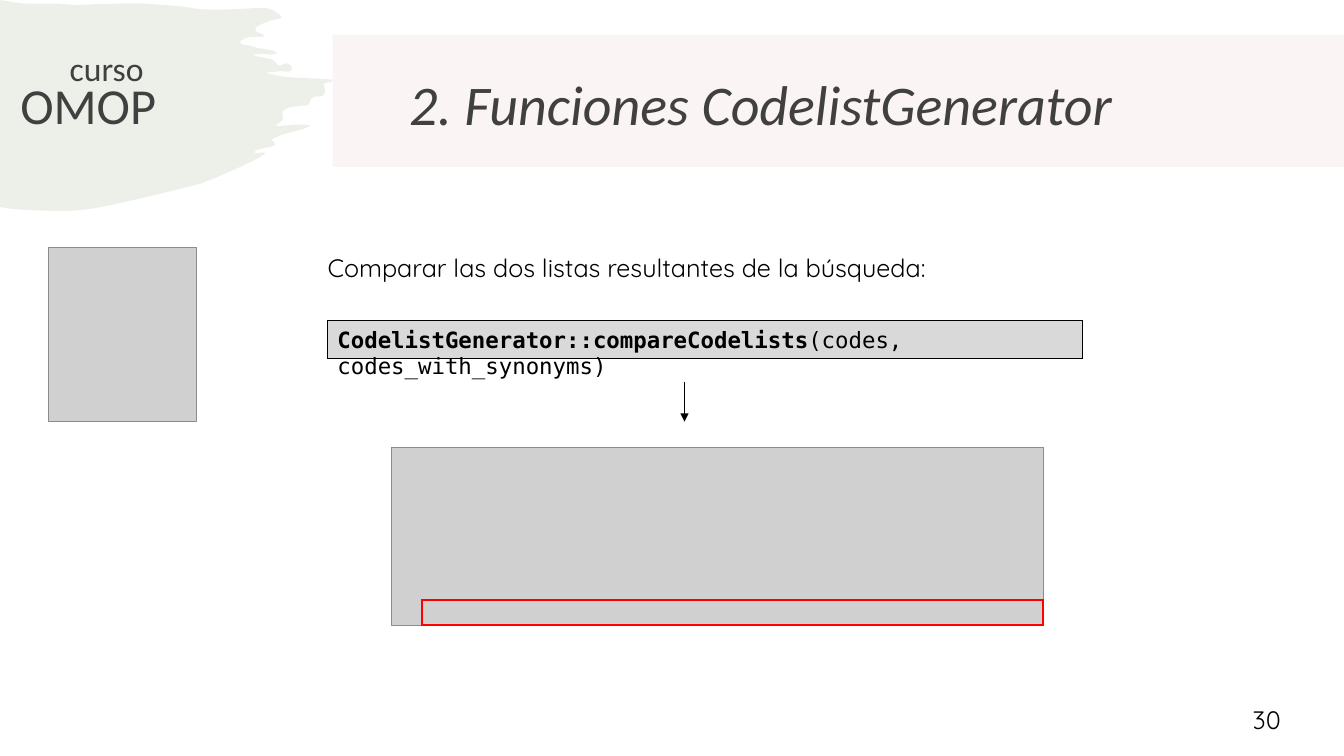
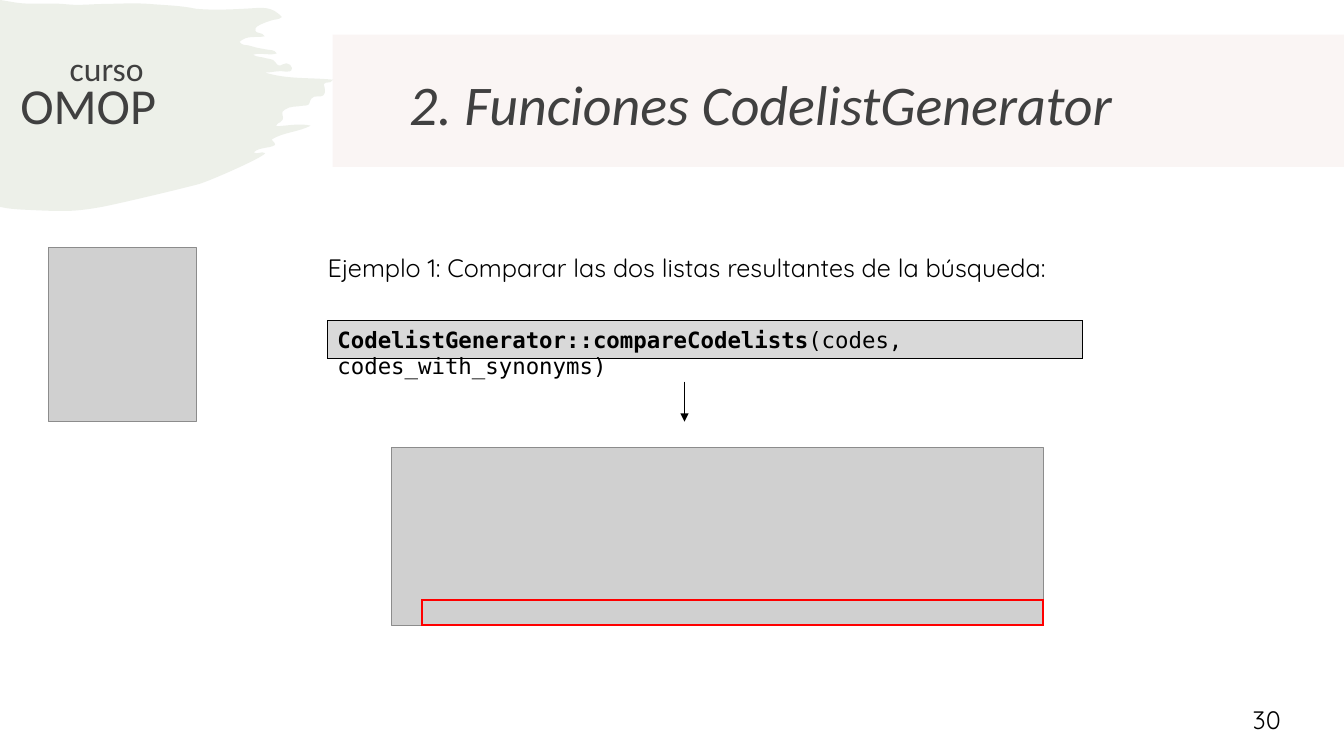
Before and after one commit to rwepi-idiapjgol/Curso_Introduccion_OMOP_2025, a slide deck: slide 30 of Dia2/CodeListGenerator/CodeListGenerator.pptx. Drawn at 1344x756 pixels with LibreOffice and Linux fonts; fonts in the diff are those of the drawing; grey boxes stand for pictures. Boxes give left, top, right and bottom in pixels: in the first picture for what was removed or moved away, otherwise in the second. Text is boxed around its words. In the diff, an @@ line names an element or a change of style, - is before the commit and + after.

Commit message:
CodelistGenerator

```diff
--- a/Dia2/CodeListGenerator/CodeListGenerator.pptx
+++ b/Dia2/CodeListGenerator/CodeListGenerator.pptx
@@ text at box(328, 258, 1046, 282): text changed @@
-Comparar las dos listas resultantes de la búsqueda:
+Ejemplo 1: Comparar las dos listas resultantes de la búsqueda:
```
Also in this commit, not shown: 20 other slides changed, 1 slide added, 1 slide removed, 1 other file.
